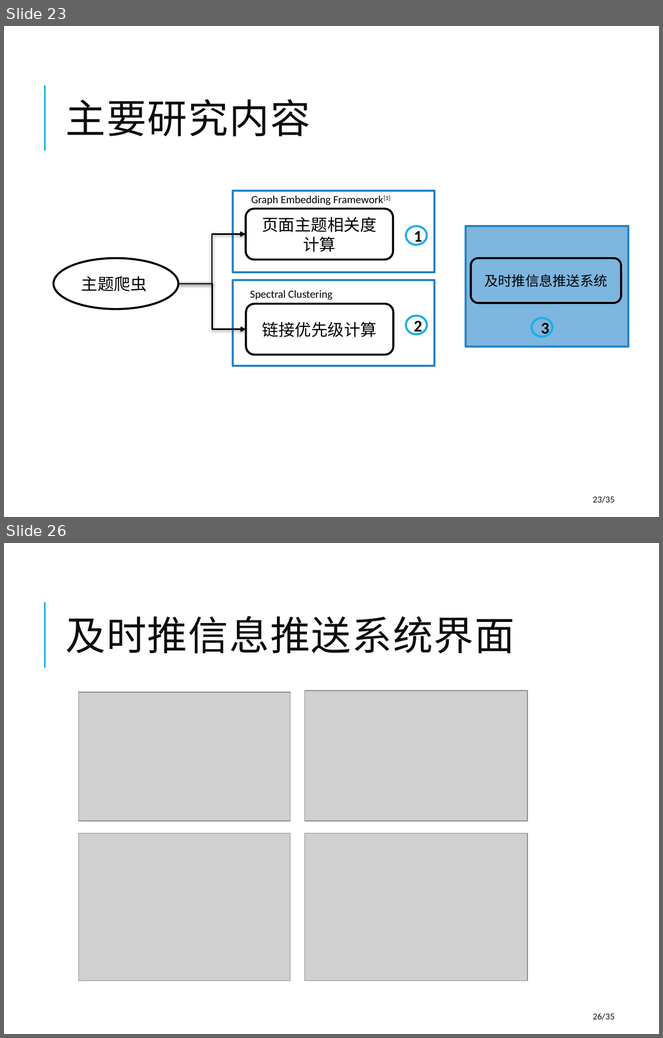
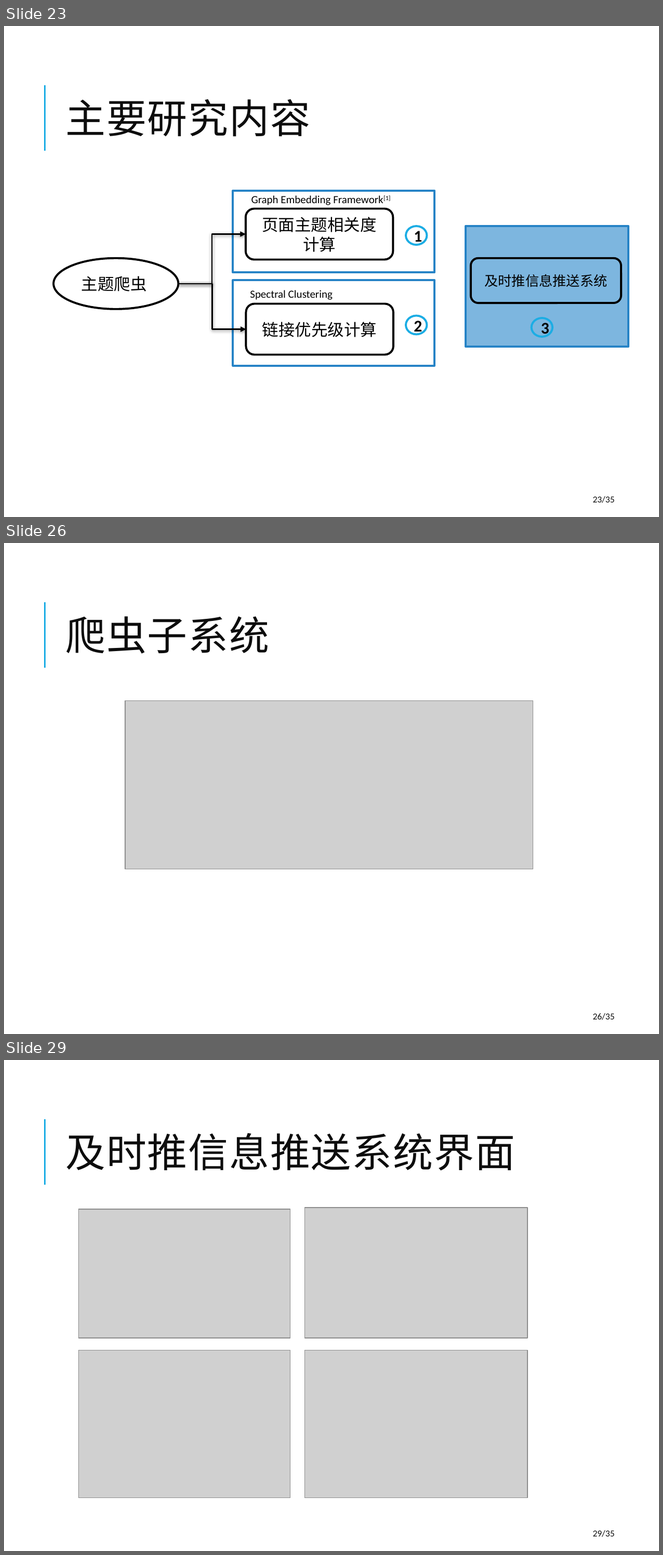
Before and after one commit to winniehajing/paper, a slide deck: 2012223040119-Defense-20150515-goahead.pptx. Shown one above the other, each under a label of ours: slides 23 and 26 before the commit, slides 23, 26 and 29 after it; the slides between them are not shown. The pictures are 663x1038 and 663x1555 pixels, drawn with LibreOffice and Linux fonts; fonts in the diff are those of the drawing; grey boxes stand for pictures. Boxes give left, top, right and bottom in pixels: in the first picture for what was removed or moved away, otherwise in the second. Text is boxed around its words. In the diff, an @@ line names an element or a change of style, - is before the commit and + after.

```diff
--- a/2012223040119-Defense-20150515-goahead.pptx
+++ b/2012223040119-Defense-20150515-goahead.pptx
@@ slide 26 added at (x1=4, y1=543, x2=659, y2=1034), background #FFFFFF; not listed: 1 template element that a slide beside it also shows @@
@@ title added at (x1=65, y1=616, x2=269, y2=654), 44 pt, text #0D0D0D @@
+爬虫子系统
@@ picture added at (x1=125, y1=701, x2=533, y2=869) @@
@@ page number added at (x1=593, y1=1014, x2=615, y2=1020), 10 pt, text #0D0D0D @@
+26/35
@@ what was slide 26 is now slide 29 @@
@@ page number at (x1=593, y1=1531, x2=615, y2=1537): text changed @@
-26/35
+29/35
```
Also in this commit, not shown: 4 slides changed, 2 other slides added, 1 other file.
